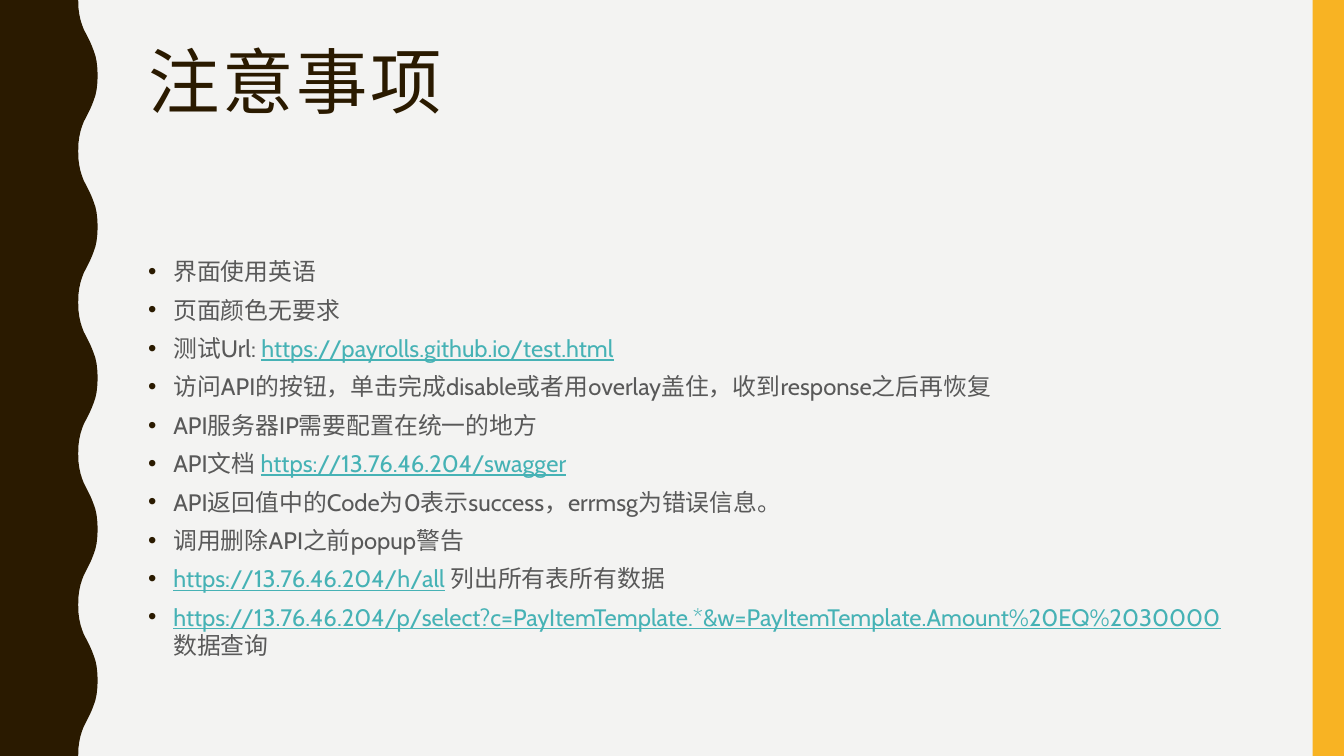
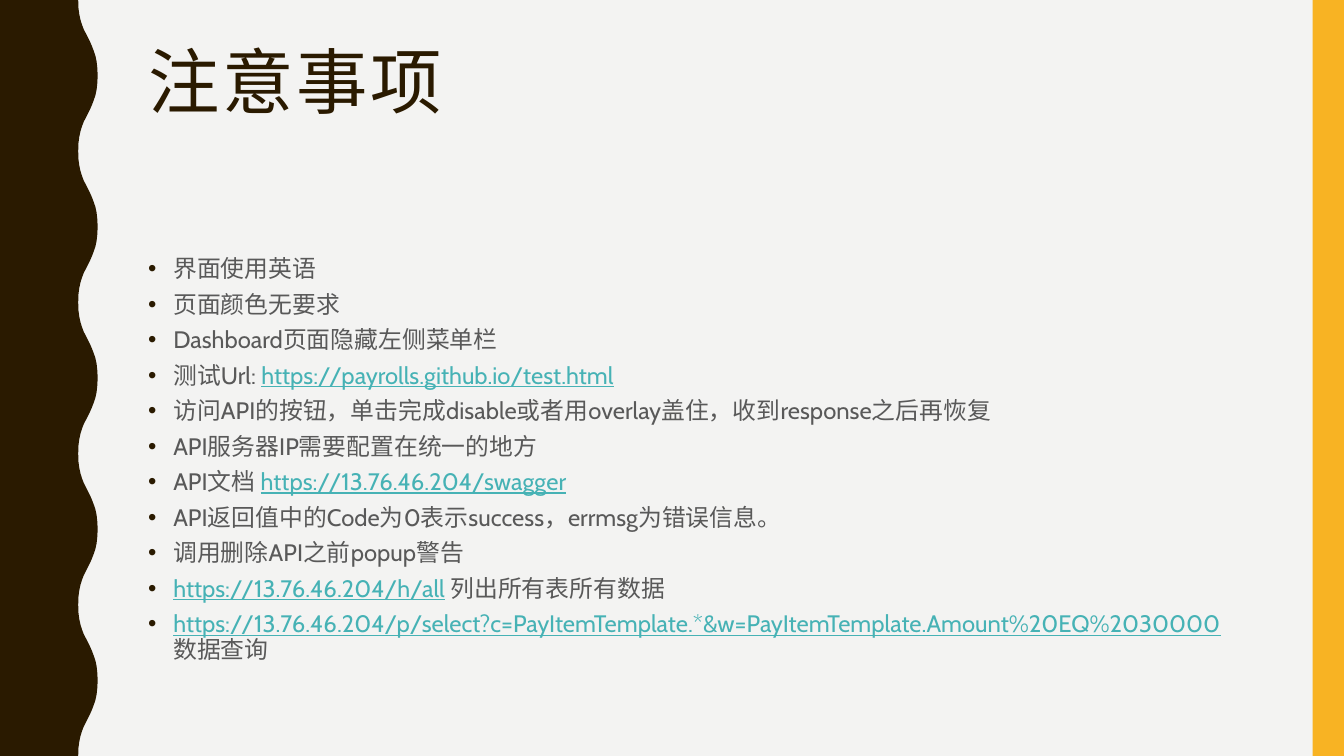
Before and after one commit to payrolls/payrolls.github.io, a slide deck: slide 2 of doc/Payroll Web UI.pptx. Drawn at 1344x756 pixels with LibreOffice and Linux fonts; fonts in the diff are those of the drawing. Boxes give left, top, right and bottom in pixels: in the first picture for what was removed or moved away, otherwise in the second. Text is boxed around its words. In the diff, an @@ line names an element or a change of style, - is before the commit and + after.

```diff
--- a/doc/Payroll Web UI.pptx
+++ b/doc/Payroll Web UI.pptx
@@ text at [173, 257, 1220, 660]: line spacing 1 to 0.9 @@
@@ text at [173, 328, 497, 350]: paragraph added @@
+• Dashboard页面隐藏左侧菜单栏
```
Also in this commit, not shown: 5 other slides changed, 5 slides added.
